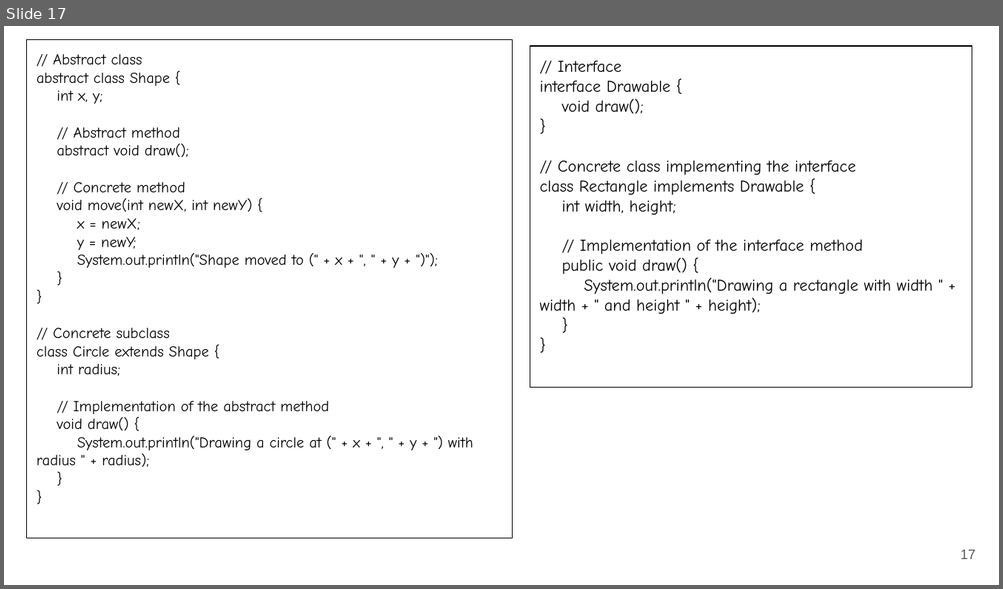
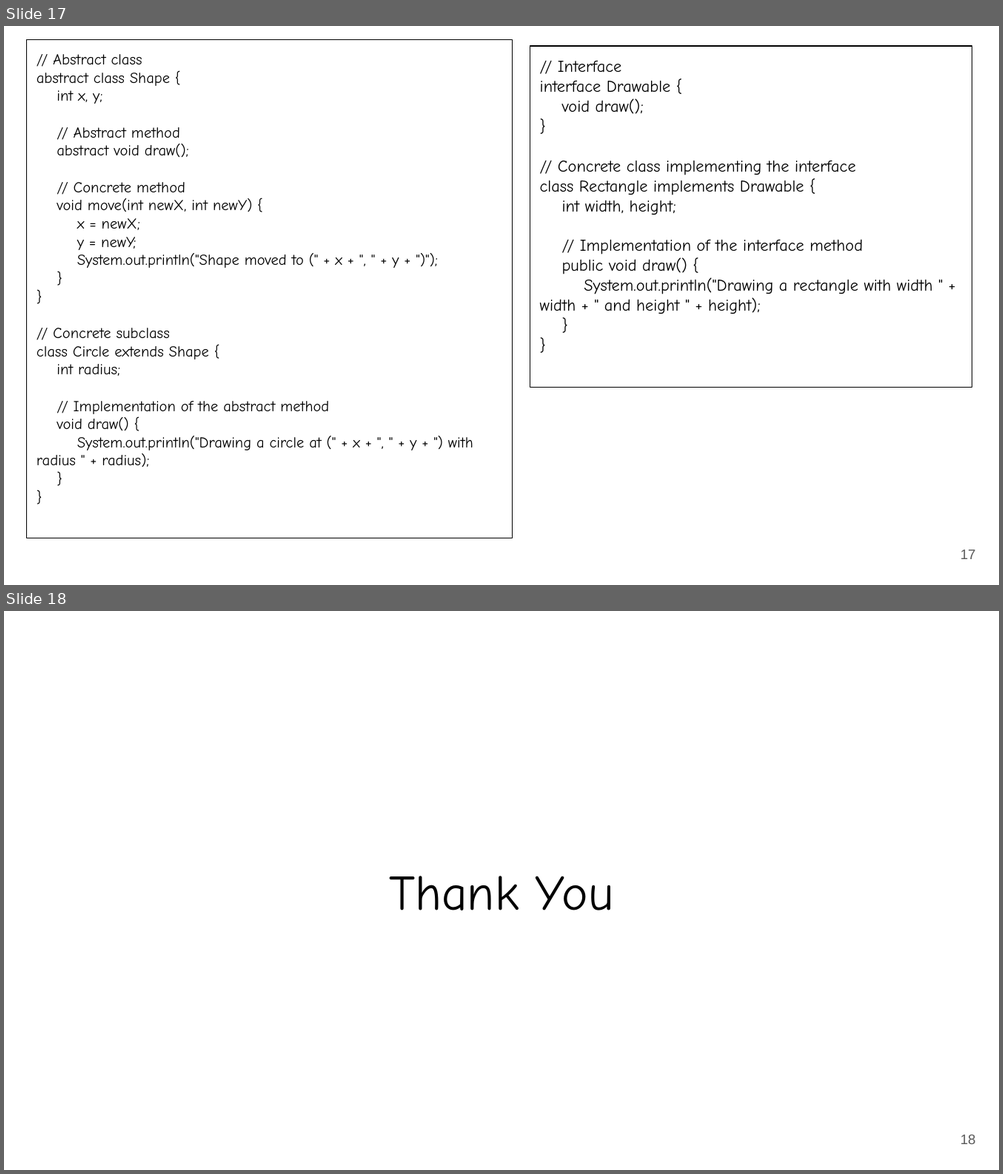
Before and after one commit to rizveeredwan/course-contents, a slide deck: CSE-2102/Slides/Lec 1.pptx. Shown one above the other, each under a label of ours: slide 17 before the commit, slides 17 and 18 after it. The pictures are 1003x589 and 1003x1174 pixels, drawn with LibreOffice and Linux fonts; fonts in the diff are those of the drawing. Boxes give left, top, right and bottom in pixels: in the first picture for what was removed or moved away, otherwise in the second. Text is boxed around its words. In the diff, an @@ line names an element or a change of style, - is before the commit and + after.

```diff
--- a/CSE-2102/Slides/Lec 1.pptx
+++ b/CSE-2102/Slides/Lec 1.pptx
@@ slide 18 added at [4, 611, 999, 1170], background #FFFFFF @@
@@ title added at [389, 876, 614, 911], 36 pt, text #000000 @@
+Thank You
@@ page number added at [960, 1135, 976, 1145], 10 pt, text #595959 @@
+18
```
Also in this commit, not shown: 1 slide changed.
